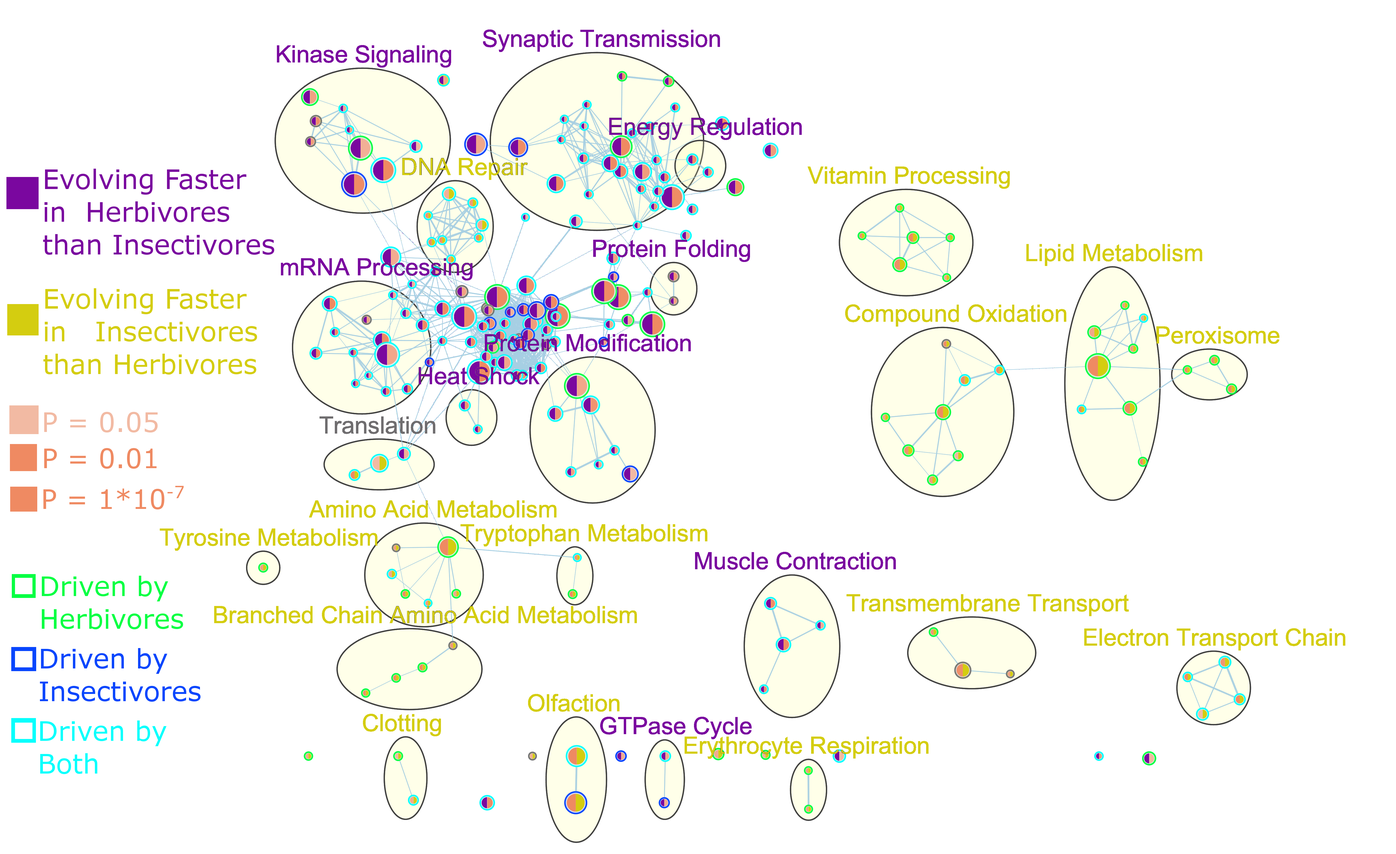
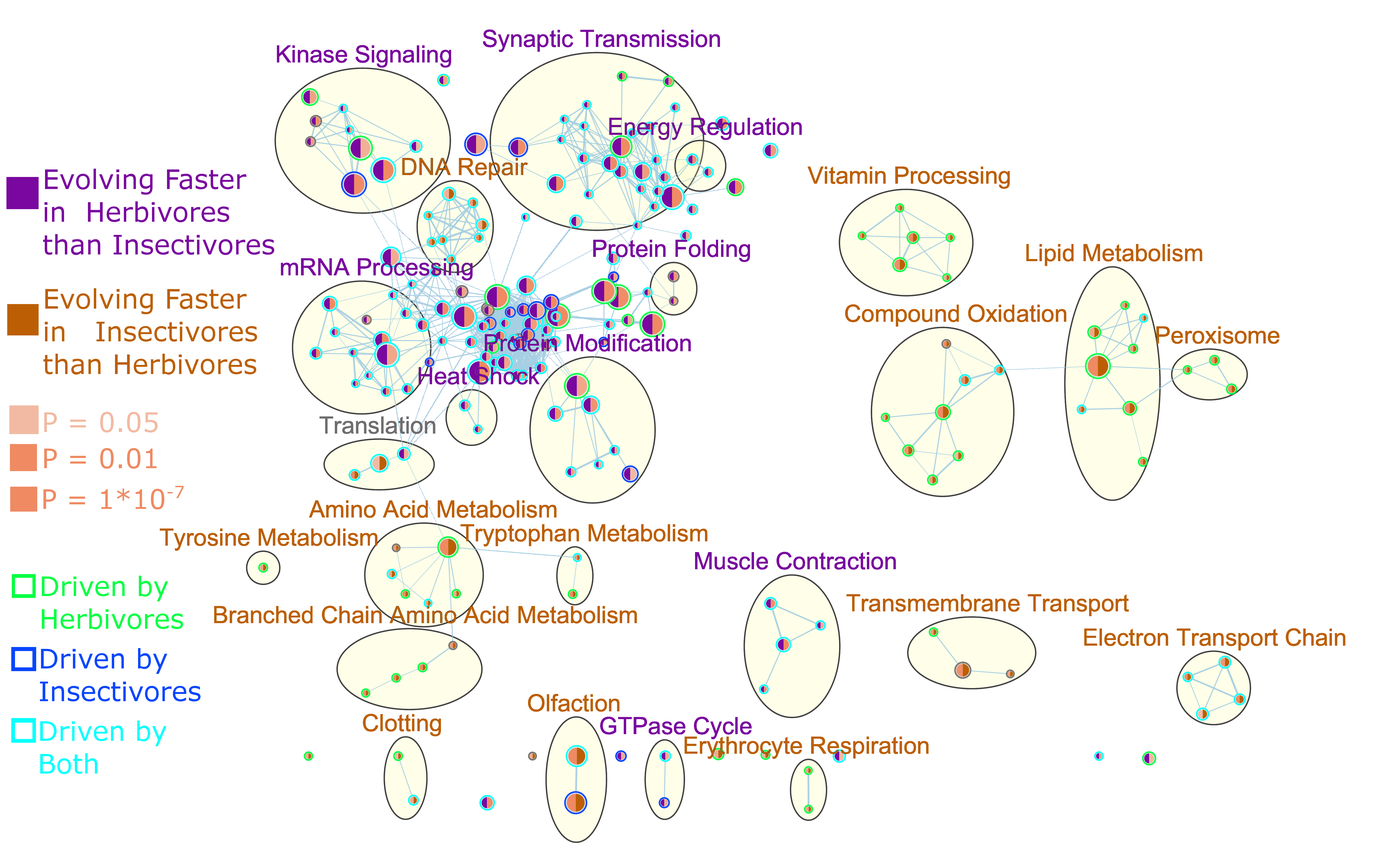
Comparing the layer stacks of the two 1396px x 854px images. Changes:
painted on "BOxes" over 7, 303, 39, 336
painted on "Evolving Faster ... #1" over 43, 288, 258, 375
painted on "CytoscapeDirectionDriver.png" over 159, 116, 1346, 841
